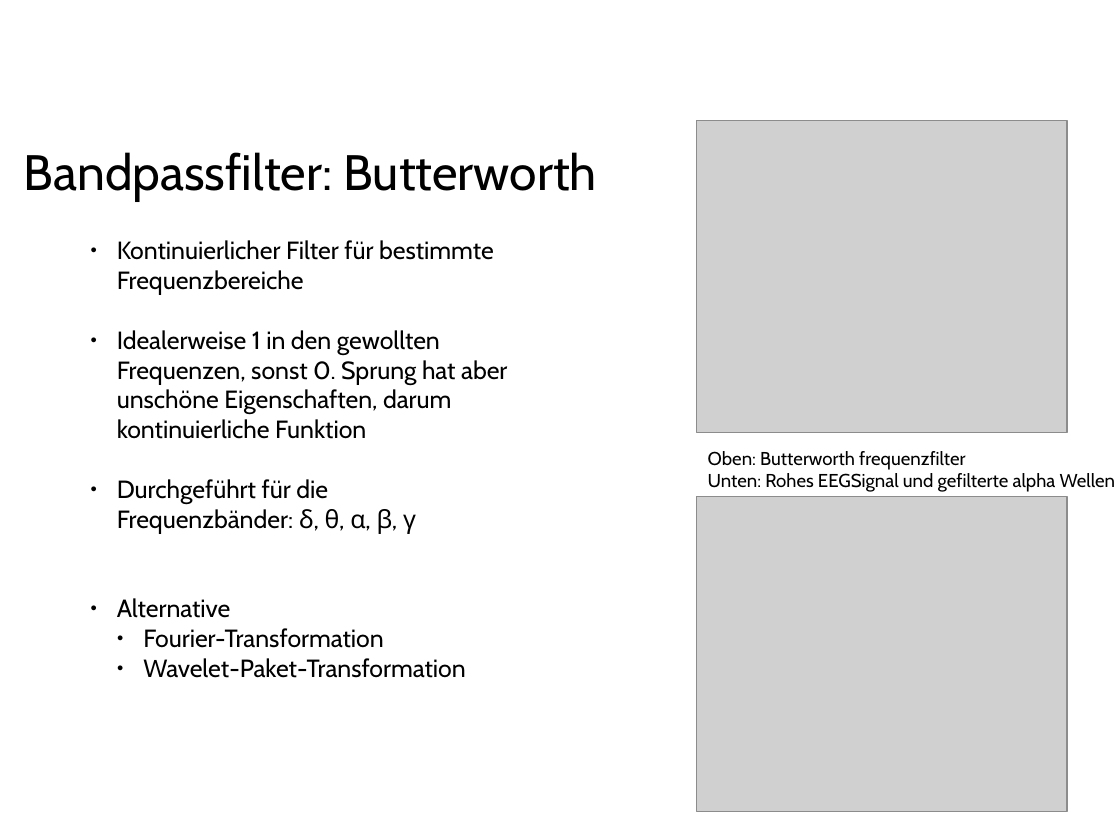
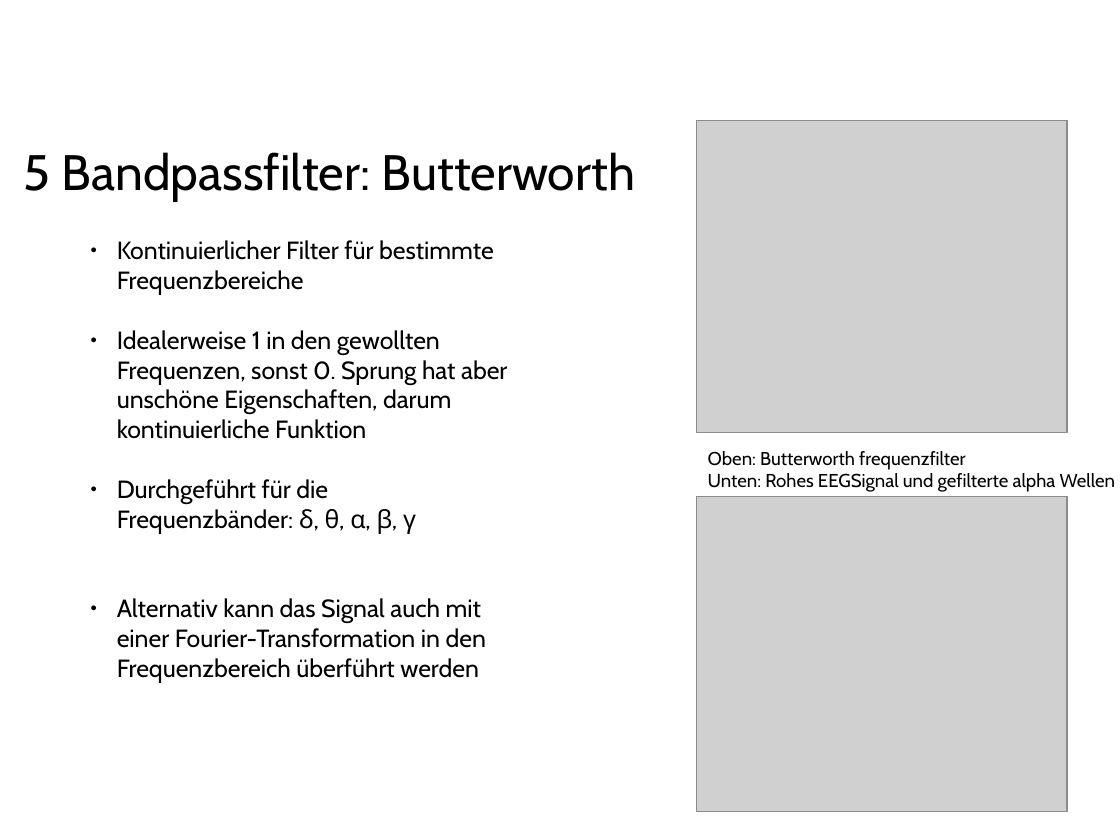
Before and after one commit to ppasler/current-adas, a slide deck: slide 13 of project/presentation/Praesentation_PoSDBoS_Pasler.odp. Drawn at 1120x840 pixels with LibreOffice and Linux fonts; fonts in the diff are those of the drawing; grey boxes stand for pictures; background and template pictures are left out. Boxes give left, top, right and bottom in pixels: in the first picture for what was removed or moved away, otherwise in the second. Text is boxed around its words. In the diff, an @@ line names an element or a change of style, - is before the commit and + after.

```diff
--- a/project/presentation/Praesentation_PoSDBoS_Pasler.odp
+++ b/project/presentation/Praesentation_PoSDBoS_Pasler.odp
@@ text at [24,152,635,200]: text changed @@
-Bandpassfilter: Butterworth
+5 Bandpassfilter: Butterworth
@@ text at [117,598,486,683]: text changed @@
-● Alternative
-  ● Fourier-Transformation
-  ● Wavelet-Paket-Transformation
+● Alternativ kann das Signal auch mit einer Fourier-Transformation in den Frequenzbereich überführt werden
```
Also in this commit, not shown: 10 other slides changed, 8 slides added, 1 slide removed, 11 other files.
